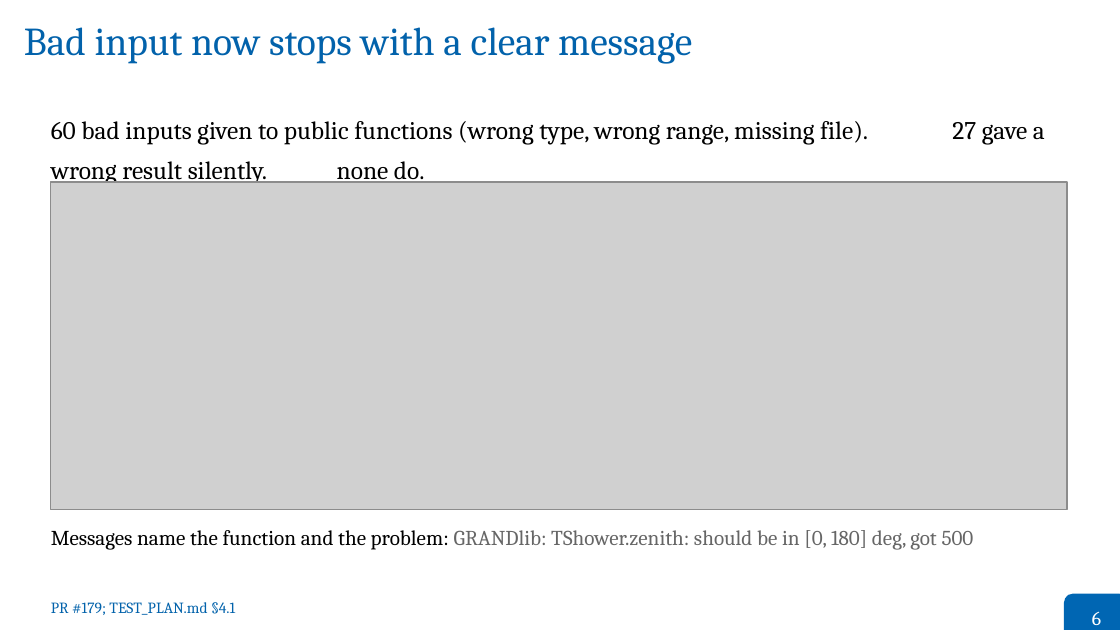
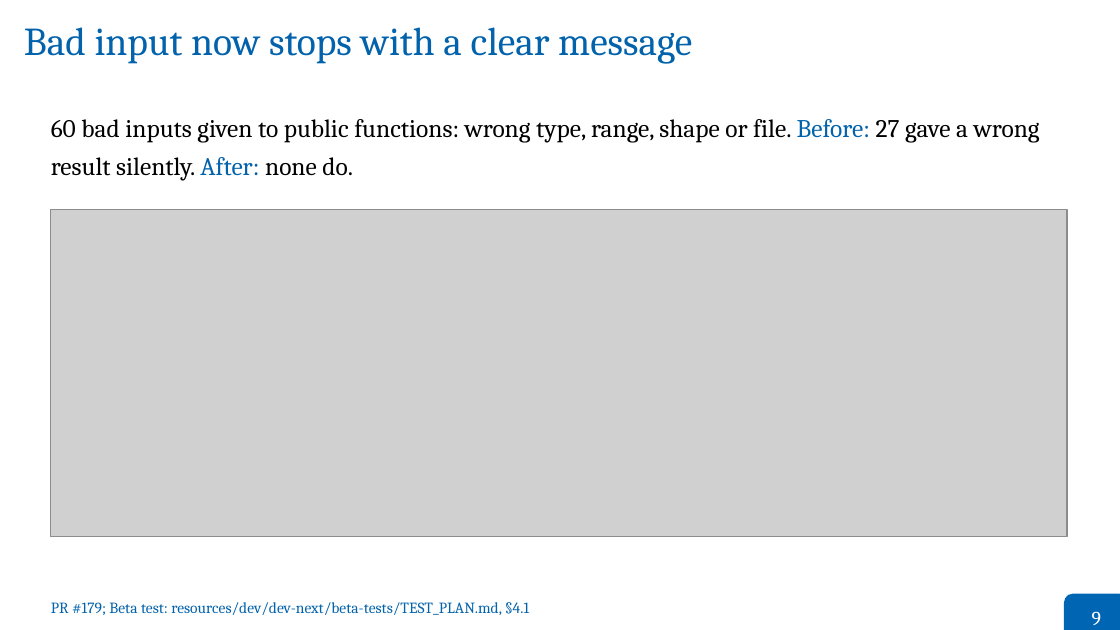
Before and after one commit to grand-mother/grand, a slide deck: slide 9 of resources/dev/dev-next/presentations/2026-10-01-GRAND_Weekly_Meeting/2026-10-01-Bustamante-GRAND_Weekly_Meeting.odp (slide 6 before the commit). Drawn at 1120x630 pixels with LibreOffice and Linux fonts; fonts in the diff are those of the drawing; grey boxes stand for pictures. Boxes give left, top, right and bottom in pixels: in the first picture for what was removed or moved away, otherwise in the second. Text is boxed around its words. In the diff, an @@ line names an element or a change of style, - is before the commit and + after.

```diff
--- a/resources/dev/dev-next/presentations/2026-10-01-GRAND_Weekly_Meeting/2026-10-01-Bustamante-GRAND_Weekly_Meeting.odp
+++ b/resources/dev/dev-next/presentations/2026-10-01-GRAND_Weekly_Meeting/2026-10-01-Bustamante-GRAND_Weekly_Meeting.odp
@@ text at (51,119,1040,180): text changed @@
-60 bad inputs given to public functions (wrong type, wrong range, missing file). Before: 27 gave a wrong result silently. After: none do.
+60 bad inputs given to public functions: wrong type, range, shape or file. Before: 27 gave a wrong result silently. After: none do.
@@ picture: place and size @@
-picture at (51,182,1067,510)
+picture at (51,209,1067,538)
@@ text removed at (51,530,974,550) @@
-Messages name the function and the problem: GRANDlib: TShower.zenith: should be in [0, 180] deg, got 500
@@ text at (51,602,529,615): text changed @@
-PR #179; TEST_PLAN.md §4.1
+PR #179; Beta test: resources/dev/dev-next/beta-tests/TEST_PLAN.md, §4.1
@@ text at (1092,611,1101,625): text changed @@
-6
+9
```
Also in this commit, not shown: 6 other slides changed, 9 slides added, 4 slides removed, 9 other files.
